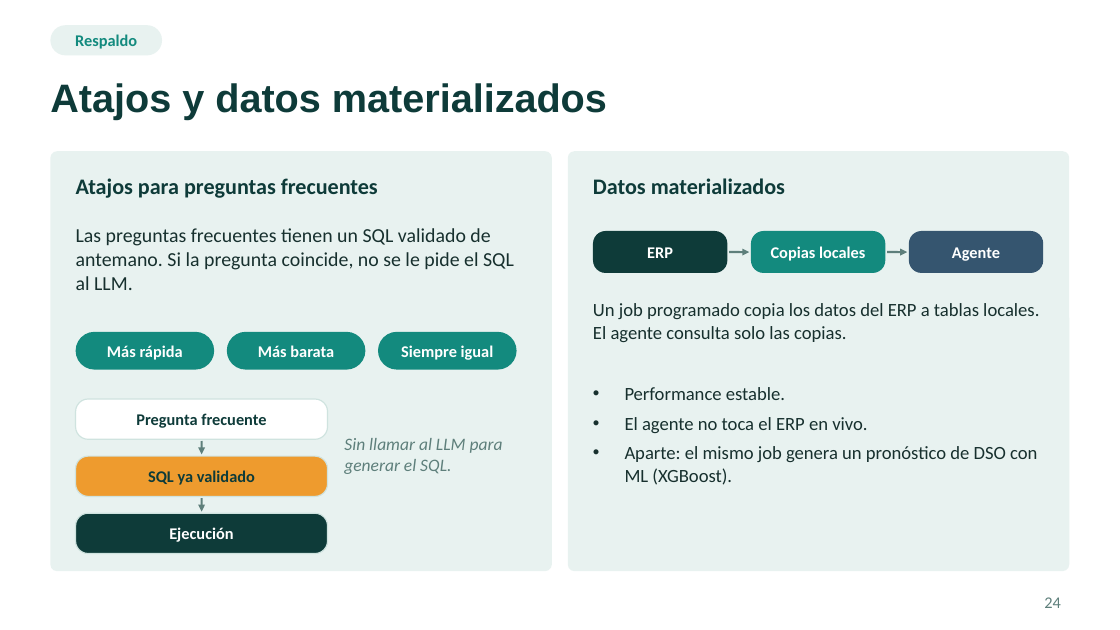
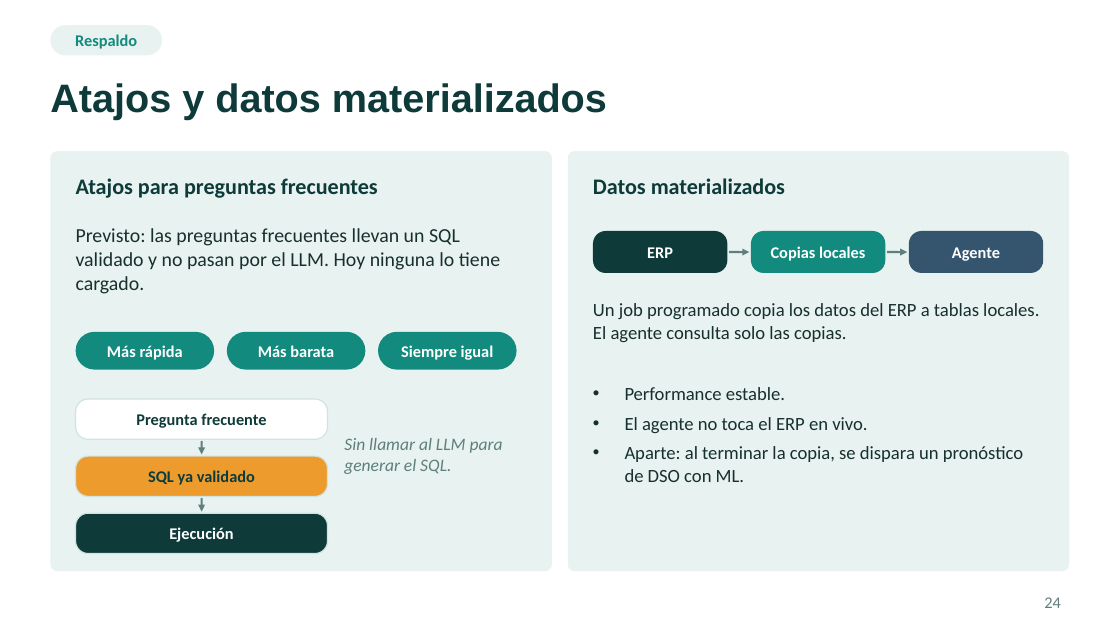
Before and after one commit to emiber/UTDT, a slide deck: slide 24 of docs/presentacion/presentacion.pptx. Drawn at 1120x630 pixels with LibreOffice and Linux fonts; fonts in the diff are those of the drawing. Boxes give left, top, right and bottom in pixels: in the first picture for what was removed or moved away, otherwise in the second. Text is boxed around its words. In the diff, an @@ line names an element or a change of style, - is before the commit and + after.

```diff
--- a/docs/presentacion/presentacion.pptx
+++ b/docs/presentacion/presentacion.pptx
@@ text at (x1=76, y1=228, x2=500, y2=294): text changed @@
-Las preguntas frecuentes tienen un SQL validado de antemano. Si la pregunta coincide, no se le pide el SQL al LLM.
+Previsto: las preguntas frecuentes llevan un SQL validado y no pasan por el LLM. Hoy ninguna lo tiene cargado.
@@ text at (x1=625, y1=446, x2=1023, y2=482): text changed @@
-• Aparte: el mismo job genera un pronóstico de DSO con ML (XGBoost).
+• Aparte: al terminar la copia, se dispara un pronóstico de DSO con ML.
```
Also in this commit, not shown: 14 other slides changed, 3 other files.
